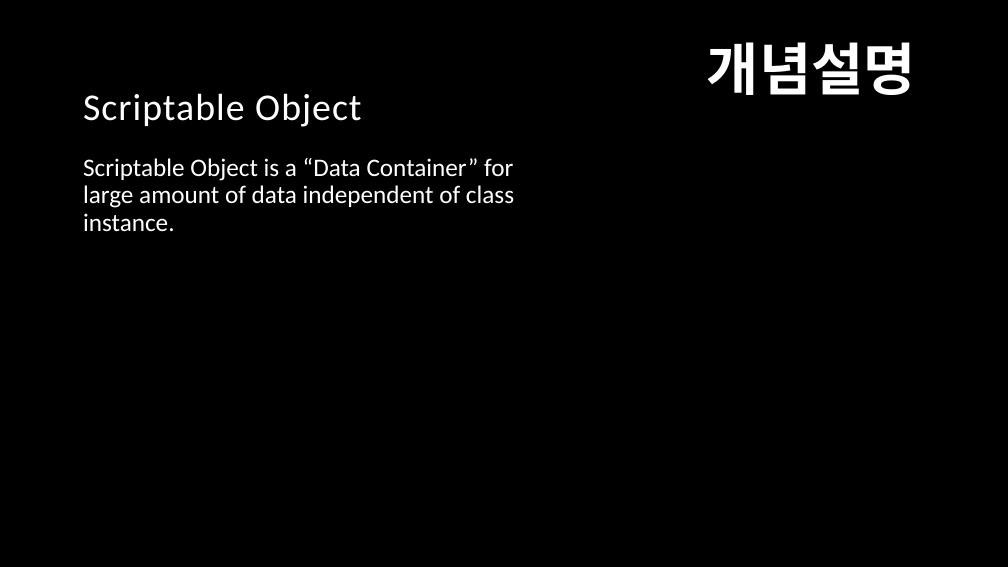
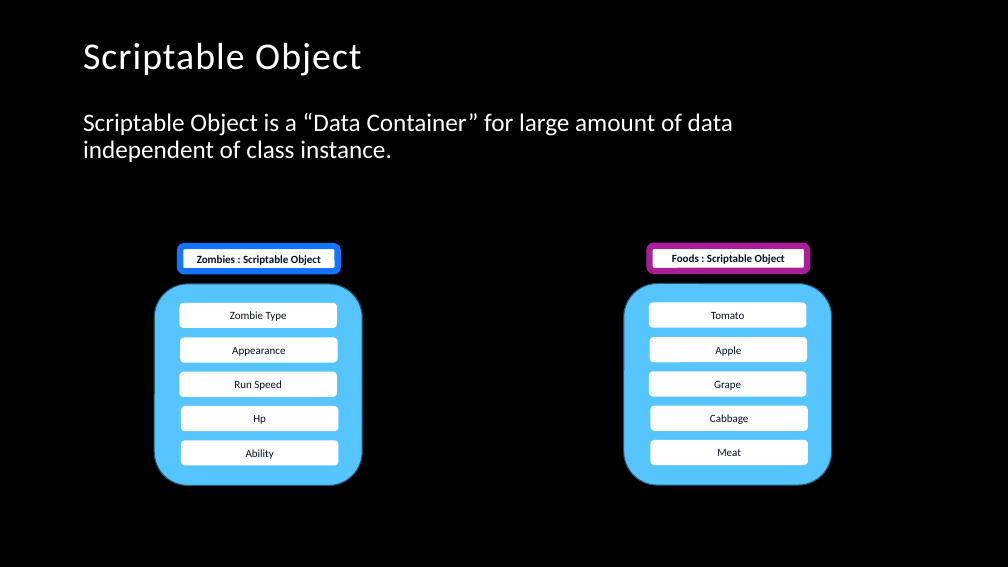
Before and after one commit to DahyeChung/2023Fall, a slide deck: slide 2 of Game 330 Unity/Unity Tutorial/Scriptable Object Tutorial.pptx. Drawn at 1008x567 pixels with LibreOffice and Linux fonts; fonts in the diff are those of the drawing; background and template pictures are left out. Boxes give left, top, right and bottom in pixels: in the first picture for what was removed or moved away, otherwise in the second. Text is boxed around its words. In the diff, an @@ line names an element or a change of style, - is before the commit and + after.

```diff
--- a/Game 330 Unity/Unity Tutorial/Scriptable Object Tutorial.pptx
+++ b/Game 330 Unity/Unity Tutorial/Scriptable Object Tutorial.pptx
@@ title "Scriptable Object": place and size @@
-title "Scriptable Object" at (83, 93, 361, 127)
+title "Scriptable Object" at (83, 42, 361, 76)
@@ text removed at (707, 42, 916, 95) @@
-개념설명
@@ text "Scriptable Object is a “Data ..." rewrapped from (83, 158, 514, 232) to (83, 113, 733, 162) @@
@@ rounded rectangle added at (180, 247, 337, 271), fill #FFFFFF, outline #1474FF 6 pt, 10.5 pt, text #001027, bold @@
+Zombies : Scriptable Object
@@ rounded rectangle added at (650, 246, 807, 271), fill #FFFFFF, outline #AB1E9A 6 pt, 10.5 pt, text #001027, bold @@
+Foods : Scriptable Object
@@ rounded rectangle added at (154, 284, 362, 486), fill #56C5FF, outline #265670 1 pt @@
@@ rounded rectangle added at (624, 284, 832, 485), fill #56C5FF, outline #265670 1 pt @@
@@ rounded rectangle added at (179, 303, 337, 328), fill #FFFFFF, 10.5 pt, text #001027 @@
+Zombie Type
@@ rounded rectangle added at (649, 302, 806, 327), fill #FFFFFF, 10.5 pt, text #001027 @@
+Tomato
@@ rounded rectangle added at (180, 337, 337, 362), fill #FFFFFF, 10.5 pt, text #001027 @@
+Appearance
@@ rounded rectangle added at (650, 337, 807, 362), fill #FFFFFF, 10.5 pt, text #001027 @@
+Apple
@@ rounded rectangle added at (179, 372, 337, 397), fill #FFFFFF, 10.5 pt, text #001027 @@
+Run Speed
@@ rounded rectangle added at (649, 371, 806, 396), fill #FFFFFF, 10.5 pt, text #001027 @@
+Grape
@@ rounded rectangle added at (181, 406, 338, 431), fill #FFFFFF, 10.5 pt, text #001027 @@
+Hp
@@ rounded rectangle added at (650, 406, 808, 431), fill #FFFFFF, 10.5 pt, text #001027 @@
+Cabbage
@@ rounded rectangle added at (181, 440, 338, 465), fill #FFFFFF, 10.5 pt, text #001027 @@
+Ability
@@ rounded rectangle added at (650, 440, 808, 465), fill #FFFFFF, 10.5 pt, text #001027 @@
+Meat
```
Also in this commit, not shown: 8 slides added, 5 slides removed, 3 other files.
